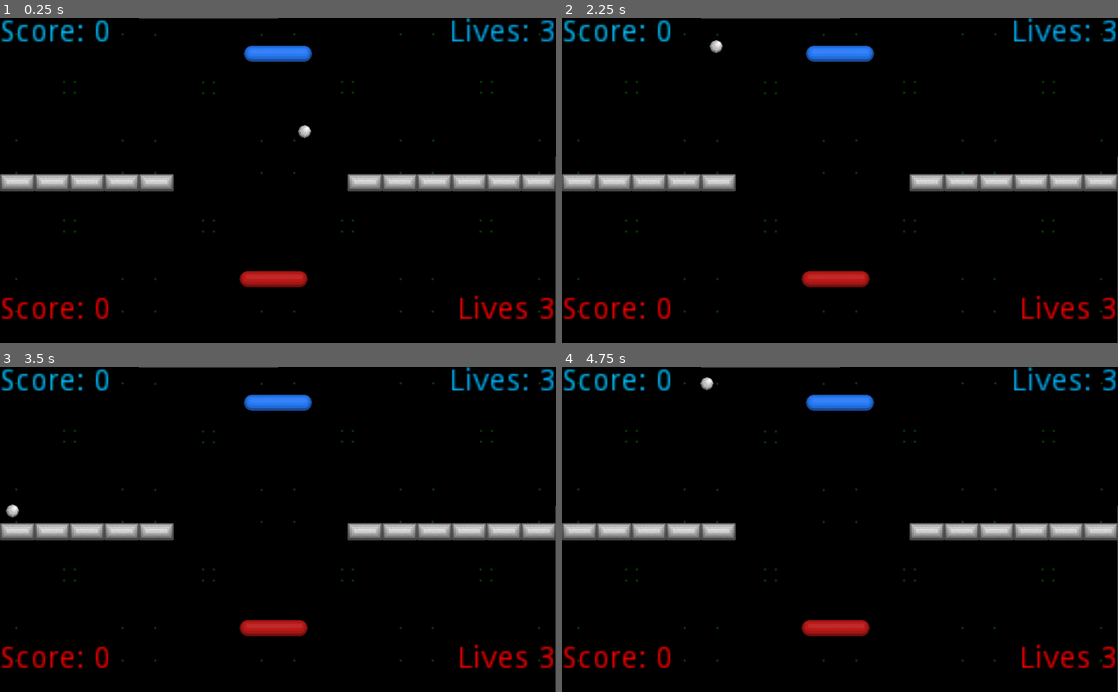
Above: before the commit, frames 1-4 (two rows, left to right).
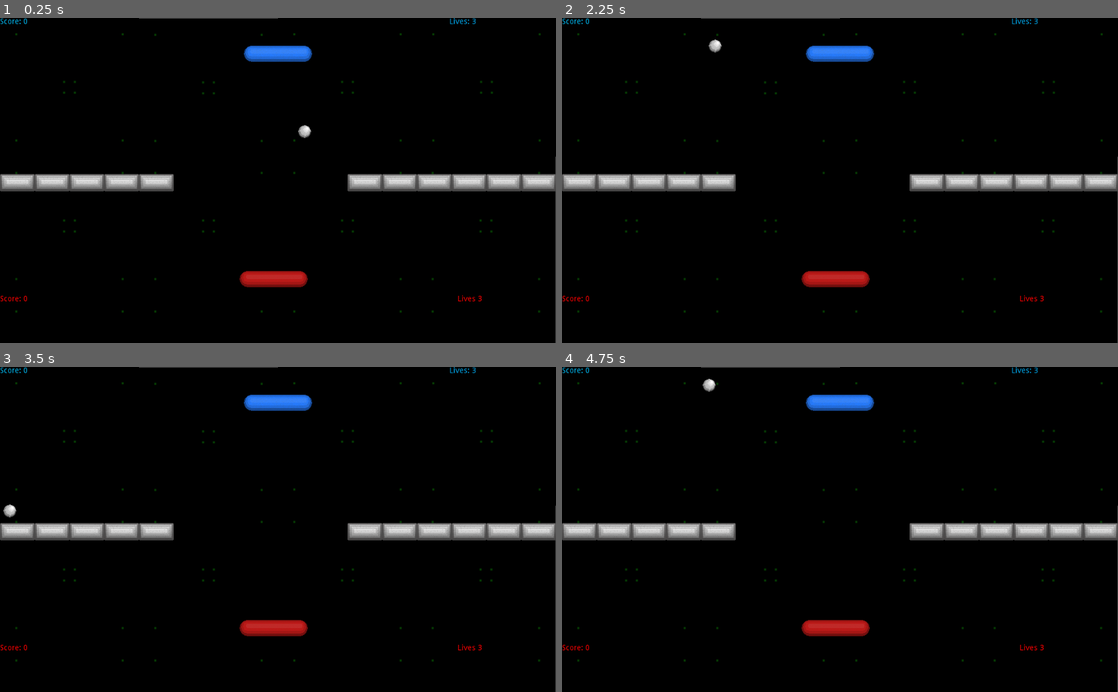
Above: after the commit, the same moments.

Repository: hiniko/BreakoutVs
Game: Godot game, scene res://Scenes/TestArena.tscn
Same seed, same stepped clock (60 frames per second), same inputs: the game is played once before the commit and once after it.
Inputs:
- Up to frame 1 (0.25 s): no input
- Up to frame 2 (2.25 s): no input
- Up to frame 3 (3.5 s): no input
- Up to frame 4 (4.75 s): no input

The runs differ from the first frame. In frame 1, 2.2% of the frame differs, in the area x 0-100%, y 0-93%; in frame 2, 2.3%; in frame 3, 2.3%; in frame 4, 2.3%.

Commit message:
Functioning labels

Diff:
--- a/BreakoutVs/Actors/Ball.tscn
+++ b/BreakoutVs/Actors/Ball.tscn
@@ -4,7 +4,7 @@
 [ext_resource path="res://Src/Ball.gd" type="Script" id=2]
 
 [sub_resource type="CircleShape2D" id=1]
-radius = 12.8941
+radius = 12.4958
 
 [node name="Ball" type="KinematicBody2D" groups=[
 "balls",
--- a/BreakoutVs/Scenes/TestArena.tscn
+++ b/BreakoutVs/Scenes/TestArena.tscn
@@ -1,14 +1,16 @@
-[gd_scene load_steps=7 format=2]
+[gd_scene load_steps=8 format=2]
 
 [ext_resource path="res://Actors/Bricks.tscn" type="PackedScene" id=1]
 [ext_resource path="res://Actors/Ball.tscn" type="PackedScene" id=2]
 [ext_resource path="res://Actors/Wall.tscn" type="PackedScene" id=3]
+[ext_resource path="res://Src/TestArena.gd" type="Script" id=4]
 [ext_resource path="res://Actors/Paddle.tscn" type="PackedScene" id=6]
 [ext_resource path="res://Assets/BackgroundTile.png" type="Texture" id=8]
 
 [sub_resource type="Theme" id=1]
 
 [node name="Node2D" type="Node2D"]
+script = ExtResource( 4 )
 
 [node name="Background" type="Node" parent="."]
 
@@ -20,11 +22,179 @@
 "_edit_lock_": true
 }
 
-[node name="player1ScoreCounter" type="Label" parent="Background/BackgroundTile"]
-margin_left = -32.0
-margin_top = -32.0
-margin_right = 39.0
-margin_bottom = -18.0
+[node name="BackgroundTile2" type="Sprite" parent="Background"]
+position = Vector2( 128, 129.013 )
+scale = Vector2( 4, 4 )
+texture = ExtResource( 8 )
+offset = Vector2( 64, 0 )
+__meta__ = {
+"_edit_lock_": true
+}
+
+[node name="BackgroundTile3" type="Sprite" parent="Background"]
+position = Vector2( 128, 128 )
+scale = Vector2( 4, 4 )
+texture = ExtResource( 8 )
+offset = Vector2( 128, 0 )
+__meta__ = {
+"_edit_lock_": true
+}
+
+[node name="BackgroundTile4" type="Sprite" parent="Background"]
+position = Vector2( 128, 128 )
+scale = Vector2( 4, 4 )
+texture = ExtResource( 8 )
+offset = Vector2( 0, 64 )
+__meta__ = {
+"_edit_lock_": true
+}
+
+[node name="BackgroundTile5" type="Sprite" parent="Background"]
+position = Vector2( 128, 128 )
+scale = Vector2( 4, 4 )
+texture = ExtResource( 8 )
+offset = Vector2( 64, 64 )
+__meta__ = {
+"_edit_lock_": true
+}
+
+[node name="BackgroundTile6" type="Sprite" parent="Background"]
+position = Vector2( 128, 128 )
+scale = Vector2( 4, 4 )
+texture = ExtResource( 8 )
+offset = Vector2( 128, 64 )
+__meta__ = {
+"_edit_lock_": true
+}
+
+[node name="BackgroundTile7" type="Sprite" parent="Background"]
+position = Vector2( 128, 128 )
+scale = Vector2( 4, 4 )
+texture = ExtResource( 8 )
+offset = Vector2( 0, 128 )
+__meta__ = {
+"_edit_lock_": true
+}
+
+[node name="BackgroundTile8" type="Sprite" parent="Background"]
+position = Vector2( 128, 128 )
+scale = Vector2( 4, 4 )
+texture = ExtResource( 8 )
+offset = Vector2( 64, 128 )
+__meta__ = {
+"_edit_lock_": true
+}
+
+[node name="BackgroundTile9" type="Sprite" parent="Background"]
+position = Vector2( 128, 128 )
+scale = Vector2( 4, 4 )
+texture = ExtResource( 8 )
+offset = Vector2( 128, 128 )
+__meta__ = {
+"_edit_lock_": true
+}
+
+[node name="BackgroundTile10" type="Sprite" parent="Background"]
+position = Vector2( 896, 128 )
+scale = Vector2( 4, 4 )
+texture = ExtResource( 8 )
+__meta__ = {
+"_edit_lock_": true
+}
+
+[node name="BackgroundTile13" type="Sprite" parent="Background"]
+position = Vector2( 894.989, 128 )
+scale = Vector2( 4, 4 )
+texture = ExtResource( 8 )
+offset = Vector2( 0, 64 )
+__meta__ = {
+"_edit_lock_": true
+}
+
+[node name="BackgroundTile16" type="Sprite" parent="Background"]
+position = Vector2( 894.989, 128 )
+scale = Vector2( 4, 4 )
+texture = ExtResource( 8 )
+offset = Vector2( 0, 128 )
+__meta__ = {
+"_edit_lock_": true
+}
+
+[node name="Bricks" type="Node" parent="."]
+
+[node name="Brick21" parent="Bricks" instance=ExtResource( 1 )]
+position = Vector2( 672, 304 )
+
+[node name="Brick23" parent="Bricks" instance=ExtResource( 1 )]
+position = Vector2( 160, 304 )
+
+[node name="Brick24" parent="Bricks" instance=ExtResource( 1 )]
+position = Vector2( 224, 304 )
+
+[node name="Brick25" parent="Bricks" instance=ExtResource( 1 )]
+position = Vector2( 288, 304 )
+
+[node name="Brick27" parent="Bricks" instance=ExtResource( 1 )]
+position = Vector2( 96, 304 )
+
+[node name="Brick33" parent="Bricks" instance=ExtResource( 1 )]
+position = Vector2( 32, 304 )
+
+[node name="Brick28" parent="Bricks" instance=ExtResource( 1 )]
+position = Vector2( 800, 304 )
+
+[node name="Brick29" parent="Bricks" instance=ExtResource( 1 )]
+position = Vector2( 864, 304 )
+
+[node name="Brick30" parent="Bricks" instance=ExtResource( 1 )]
+position = Vector2( 928, 304 )
+
+[node name="Brick31" parent="Bricks" instance=ExtResource( 1 )]
+position = Vector2( 992, 304 )
+
+[node name="Brick32" parent="Bricks" instance=ExtResource( 1 )]
+position = Vector2( 736, 304 )
+
+[node name="Balls" type="Node" parent="."]
+
+[node name="Ball" parent="Balls" instance=ExtResource( 2 )]
+position = Vector2( 511.46, 160 )
+collision/safe_margin = 0.08
+
+[node name="Walls" type="Node" parent="."]
+
+[node name="Wall" parent="Walls" instance=ExtResource( 3 )]
+position = Vector2( 1045, 300 )
+scale = Vector2( 2, 30 )
+
+[node name="Wall2" parent="Walls" instance=ExtResource( 3 )]
+position = Vector2( -20, 300 )
+scale = Vector2( 2, 30 )
+
+[node name="Wall3" parent="Walls" instance=ExtResource( 3 )]
+position = Vector2( 512, -20.925 )
+rotation = 1.57079
+scale = Vector2( 2, 53 )
+
+[node name="Wall4" parent="Walls" instance=ExtResource( 3 )]
+position = Vector2( 510.449, 620.504 )
+rotation = 1.57079
+scale = Vector2( 2, 53 )
+
+[node name="Paddles" type="Node" parent="."]
+
+[node name="P1Paddle" parent="Paddles" instance=ExtResource( 6 )]
+position = Vector2( 512, 65.5087 )
+paddle = 0
+
+[node name="P2Paddle" parent="Paddles" instance=ExtResource( 6 )]
+position = Vector2( 504.255, 481.686 )
+
+[node name="UI" type="Node" parent="."]
+
+[node name="player1ScoreCounter" type="Label" parent="UI"]
+margin_right = 71.0
+margin_bottom = 14.0
 theme = SubResource( 1 )
 custom_colors/font_color = Color( 0, 0.764706, 1, 1 )
 text = "Score: 0 "
@@ -33,210 +203,40 @@
 "_edit_use_anchors_": false
 }
 
-[node name="BackgroundTile2" type="Sprite" parent="Background"]
-position = Vector2( 128, 129.013 )
-scale = Vector2( 4, 4 )
-texture = ExtResource( 8 )
-offset = Vector2( 64, 0 )
-__meta__ = {
-"_edit_lock_": true
-}
-
-[node name="BackgroundTile3" type="Sprite" parent="Background"]
-position = Vector2( 128, 128 )
-scale = Vector2( 4, 4 )
-texture = ExtResource( 8 )
-offset = Vector2( 128, 0 )
-__meta__ = {
-"_edit_lock_": true
-}
-
-[node name="BackgroundTile4" type="Sprite" parent="Background"]
-position = Vector2( 128, 128 )
-scale = Vector2( 4, 4 )
-texture = ExtResource( 8 )
-offset = Vector2( 0, 64 )
-__meta__ = {
-"_edit_lock_": true
-}
-
-[node name="BackgroundTile5" type="Sprite" parent="Background"]
-position = Vector2( 128, 128 )
-scale = Vector2( 4, 4 )
-texture = ExtResource( 8 )
-offset = Vector2( 64, 64 )
-__meta__ = {
-"_edit_lock_": true
-}
-
-[node name="BackgroundTile6" type="Sprite" parent="Background"]
-position = Vector2( 128, 128 )
-scale = Vector2( 4, 4 )
-texture = ExtResource( 8 )
-offset = Vector2( 128, 64 )
-__meta__ = {
-"_edit_lock_": true
-}
-
-[node name="BackgroundTile7" type="Sprite" parent="Background"]
-position = Vector2( 128, 128 )
-scale = Vector2( 4, 4 )
-texture = ExtResource( 8 )
-offset = Vector2( 0, 128 )
-__meta__ = {
-"_edit_lock_": true
-}
-
-[node name="player2ScoreCounter" type="Label" parent="Background/BackgroundTile7"]
-margin_left = -32.0
-margin_top = 96.0
-margin_right = 35.0
-margin_bottom = 110.0
+[node name="player2ScoreCounter" type="Label" parent="UI"]
+margin_top = 512.0
+margin_right = 67.0
+margin_bottom = 526.0
 custom_colors/font_color = Color( 1, 0, 0, 1 )
 text = "Score: 0"
 __meta__ = {
 "_edit_use_anchors_": false
 }
 
-[node name="BackgroundTile8" type="Sprite" parent="Background"]
-position = Vector2( 128, 128 )
-scale = Vector2( 4, 4 )
-texture = ExtResource( 8 )
-offset = Vector2( 64, 128 )
-__meta__ = {
-"_edit_lock_": true
-}
-
-[node name="BackgroundTile9" type="Sprite" parent="Background"]
-position = Vector2( 128, 128 )
-scale = Vector2( 4, 4 )
-texture = ExtResource( 8 )
-offset = Vector2( 128, 128 )
-__meta__ = {
-"_edit_lock_": true
-}
-
-[node name="BackgroundTile10" type="Sprite" parent="Background"]
-position = Vector2( 896, 128 )
-scale = Vector2( 4, 4 )
-texture = ExtResource( 8 )
-__meta__ = {
-"_edit_lock_": true
-}
-
-[node name="player1LivesCounter" type="Label" parent="Background/BackgroundTile10"]
+[node name="player1LivesCounter" type="Label" parent="UI"]
 anchor_left = 1.0
 anchor_right = 1.0
-margin_left = -81.0
-margin_top = -32.0
-margin_right = -32.0
-margin_bottom = -18.0
+margin_left = -196.0
+margin_right = -147.0
+margin_bottom = 14.0
 custom_colors/font_color = Color( 0, 0.709804, 1, 1 )
 text = "Lives: 3"
 __meta__ = {
 "_edit_use_anchors_": false
 }
 
-[node name="BackgroundTile13" type="Sprite" parent="Background"]
-position = Vector2( 894.989, 128 )
-scale = Vector2( 4, 4 )
-texture = ExtResource( 8 )
-offset = Vector2( 0, 64 )
-__meta__ = {
-"_edit_lock_": true
-}
-
-[node name="BackgroundTile16" type="Sprite" parent="Background"]
-position = Vector2( 894.989, 128 )
-scale = Vector2( 4, 4 )
-texture = ExtResource( 8 )
-offset = Vector2( 0, 128 )
-__meta__ = {
-"_edit_lock_": true
-}
-
-[node name="player2LivesCounter" type="Label" parent="Background/BackgroundTile16"]
+[node name="player2LivesCounter" type="Label" parent="UI"]
 anchor_left = 1.0
 anchor_right = 1.0
-margin_left = -77.0
-margin_top = 96.0
-margin_right = -32.0
-margin_bottom = 110.0
+margin_left = -181.011
+margin_top = 512.0
+margin_right = -136.011
+margin_bottom = 526.0
 custom_colors/font_color = Color( 1, 0, 0, 1 )
 text = "Lives 3"
 __meta__ = {
 "_edit_use_anchors_": false
 }
-
-[node name="Bricks" type="Node" parent="."]
-
-[node name="Brick21" parent="Bricks" instance=ExtResource( 1 )]
-position = Vector2( 672, 304 )
-
-[node name="Brick23" parent="Bricks" instance=ExtResource( 1 )]
-position = Vector2( 160, 304 )
-
-[node name="Brick24" parent="Bricks" instance=ExtResource( 1 )]
-position = Vector2( 224, 304 )
-
-[node name="Brick25" parent="Bricks" instance=ExtResource( 1 )]
-position = Vector2( 288, 304 )
-
-[node name="Brick27" parent="Bricks" instance=ExtResource( 1 )]
-position = Vector2( 96, 304 )
-
-[node name="Brick33" parent="Bricks" instance=ExtResource( 1 )]
-position = Vector2( 32, 304 )
-
-[node name="Brick28" parent="Bricks" instance=ExtResource( 1 )]
-position = Vector2( 800, 304 )
-
-[node name="Brick29" parent="Bricks" instance=ExtResource( 1 )]
-position = Vector2( 864, 304 )
-
-[node name="Brick30" parent="Bricks" instance=ExtResource( 1 )]
-position = Vector2( 928, 304 )
-
-[node name="Brick31" parent="Bricks" instance=ExtResource( 1 )]
-position = Vector2( 992, 304 )
-
-[node name="Brick32" parent="Bricks" instance=ExtResource( 1 )]
-position = Vector2( 736, 304 )
-
-[node name="Balls" type="Node" parent="."]
-
-[node name="Ball" parent="Balls" instance=ExtResource( 2 )]
-position = Vector2( 511.46, 160 )
-collision/safe_margin = 0.08
-
-[node name="Walls" type="Node" parent="."]
-
-[node name="Wall" parent="Walls" instance=ExtResource( 3 )]
-position = Vector2( 1045, 300 )
-scale = Vector2( 2, 30 )
-
-[node name="Wall2" parent="Walls" instance=ExtResource( 3 )]
-position = Vector2( -20, 300 )
-scale = Vector2( 2, 30 )
-
-[node name="Wall3" parent="Walls" instance=ExtResource( 3 )]
-position = Vector2( 512, -20.925 )
-rotation = 1.57079
-scale = Vector2( 2, 53 )
-
-[node name="Wall4" parent="Walls" instance=ExtResource( 3 )]
-position = Vector2( 510.449, 620.504 )
-rotation = 1.57079
-scale = Vector2( 2, 53 )
-
-[node name="Paddles" type="Node" parent="."]
-
-[node name="P1Paddle" parent="Paddles" instance=ExtResource( 6 )]
-position = Vector2( 512, 65.5087 )
-paddle = 0
-
-[node name="P2Paddle" parent="Paddles" instance=ExtResource( 6 )]
-position = Vector2( 504.255, 481.686 )
 
 [node name="Camera2D" type="Camera2D" parent="."]
 visible = false
--- a/BreakoutVs/Src/Brick.gd
+++ b/BreakoutVs/Src/Brick.gd
@@ -28,7 +28,7 @@
 	if(Engine.editor_hint):
 		return
 
-func destroy_brick(paddle):
-	print("IM HIT %s" % name)
-	emit_signal("brick_destroyed", paddle, 1)
+func destroy_brick(lastTouch):
+	print("IM HIT %s by %d" % [name, lastTouch])
+	GameSignals.emit_signal("BrickDestroyed", lastTouch, 1)
 	queue_free()
--- /dev/null
+++ b/BreakoutVs/Src/TestArena.gd
@@ -0,0 +1,31 @@
+extends Node2D
+
+func _ready():
+	GameSignals.connect("BrickDestroyed", self, "_playerScore")
+
+
+var player1Score = 0
+var player2Score = 0
+var player1Lives = 3
+var player2Lives = 3
+onready var p1score = get_node("UI/player1ScoreCounter")
+onready var p2score = get_node("UI/player2ScoreCounter")
+
+
+
+func _playerScore(lastTouch, value):
+	print("calc Score")
+	if lastTouch == Ball.BallOwner.Red:
+		player1Score += value
+		p1score.text = str(player1Score)
+	elif lastTouch == Ball.BallOwner.Blue:
+		player2Score += value
+		p2score.text = str(player2Score)
+
+func playerLives():
+	player1Lives -= 1
+	$p1score.text = str(player1Lives)
+	player2Lives -= 1
+	$p2score.text = str(player2Lives)
+#	if lives == 0
+#	display "game over"
--- a/BreakoutVs/Src/signals.gd
+++ b/BreakoutVs/Src/signals.gd
@@ -1,5 +1,3 @@
 extends Node
 
-class_name Signals
-
-signal BrickDestroyed(paddle, value)
+signal BrickDestroyed(lastHit, value)
--- a/BreakoutVs/TestArena.gd
+++ /dev/null
@@ -1,23 +0,0 @@
-extends Node2D
-
-func _ready():
-	pass
-
-var player1Score = 0
-var player2Score = 0
-var player1Lives = 3
-var player2Lives = 3
-
-func playerScore():
-	player1Score += 1
-	$player1ScoreCounter.text = str(player1Score)
-	player2Score += 1
-	$player2ScoreCounter.text = str(player2Score)
-
-func playerLives():
-	player1Lives -= 1
-	$player1LivesCounter.text = str(player1Lives)
-	player2Lives -= 1
-	$player2ivesCounter.text = str(player2Lives)
-#	if lives == 0
-#	display "game over"
--- a/BreakoutVs/project.godot
+++ b/BreakoutVs/project.godot
@@ -18,16 +18,10 @@
 "class": "Paddle",
 "language": "GDScript",
 "path": "res://Src/Paddle.gd"
-}, {
-"base": "Node",
-"class": "Signals",
-"language": "GDScript",
-"path": "res://Src/signals.gd"
 } ]
 _global_script_class_icons={
 "Ball": "",
-"Paddle": "",
-"Signals": ""
+"Paddle": ""
 }
 
 [android]
@@ -43,6 +37,7 @@
 [autoload]
 
 GameState="*res://Src/GameState.gd"
+GameSignals="*res://Src/Signals.gd"
 
 [global]
 
Not shown, added: .swp
